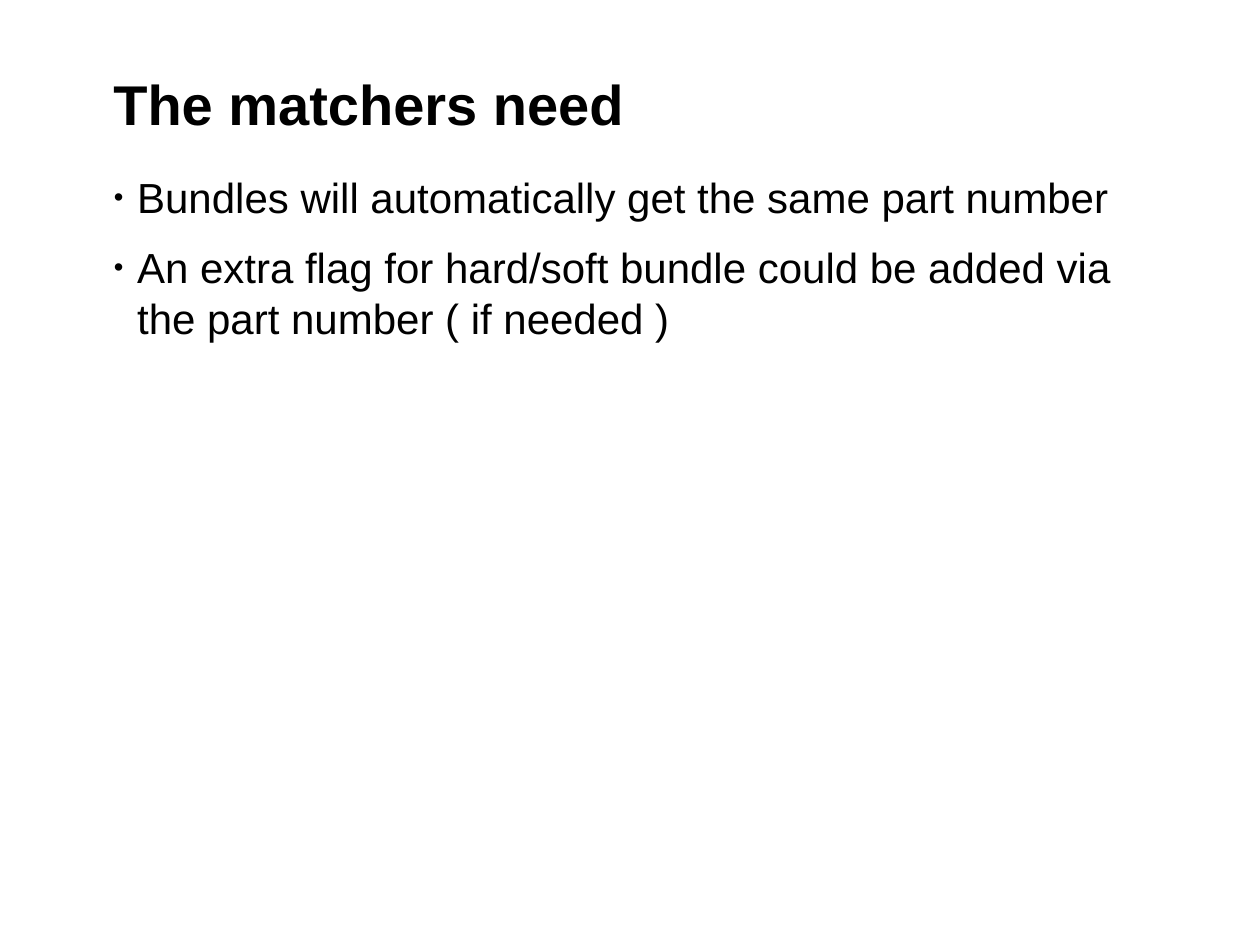
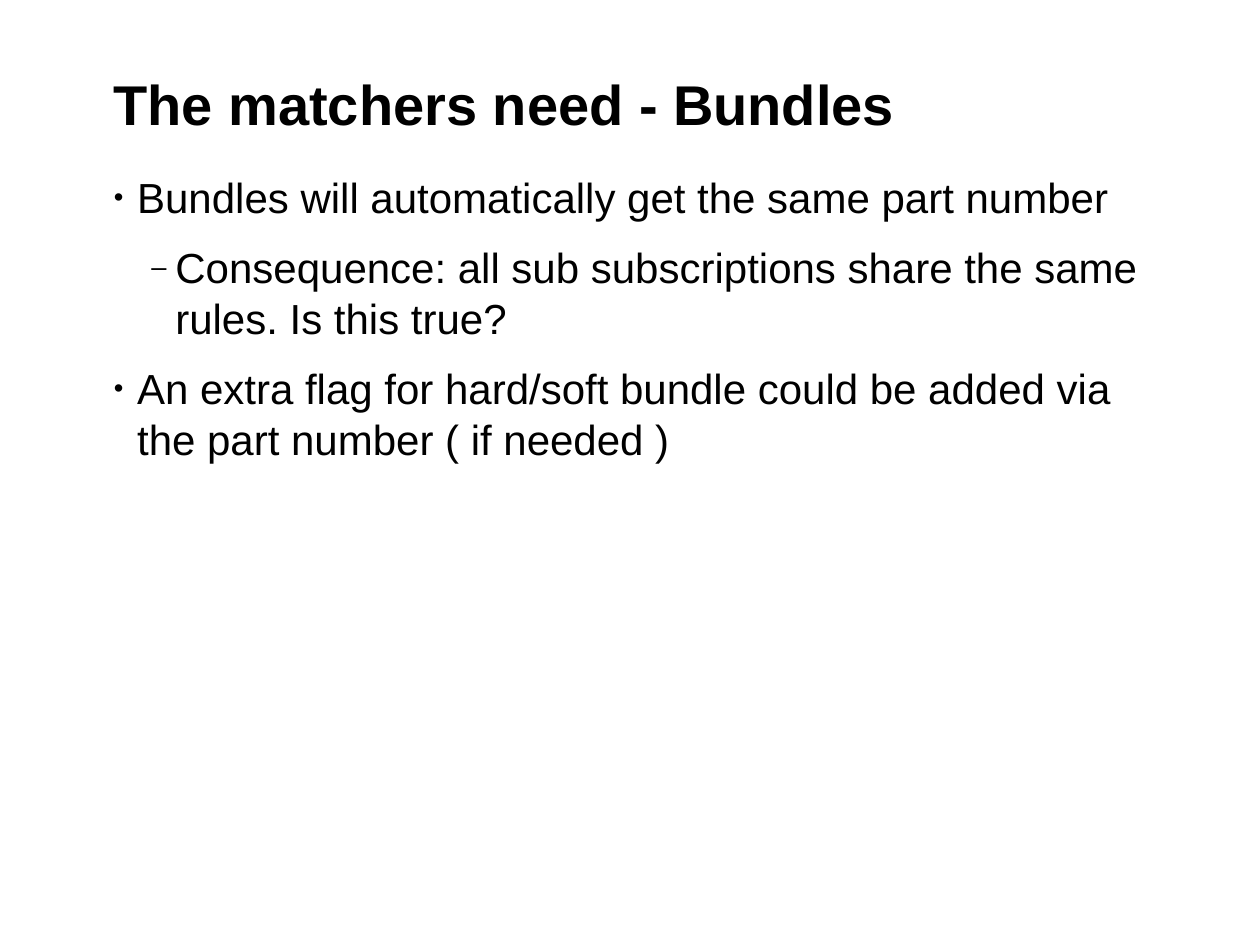
Before and after one commit to hustodemon/subscription-matcher, a slide deck: slide 14 of doc/SubscriptionCounting.odp. Drawn at 1260x945 pixels with LibreOffice and Linux fonts; fonts in the diff are those of the drawing; background and template pictures are left out. Boxes give left, top, right and bottom in pixels: in the first picture for what was removed or moved away, otherwise in the second. Text is boxed around its words. In the diff, an @@ line names an element or a change of style, - is before the commit and + after.

Commit message:
update presentation

```diff
--- a/doc/SubscriptionCounting.odp
+++ b/doc/SubscriptionCounting.odp
@@ title at <box>113,84,894,126</box>: text changed @@
-The matchers need
+The matchers need - Bundles
@@ text at <box>175,252,1137,335</box>: paragraph added @@
+  ‒ Consequence: all sub subscriptions share the same rules. Is this true?
```
